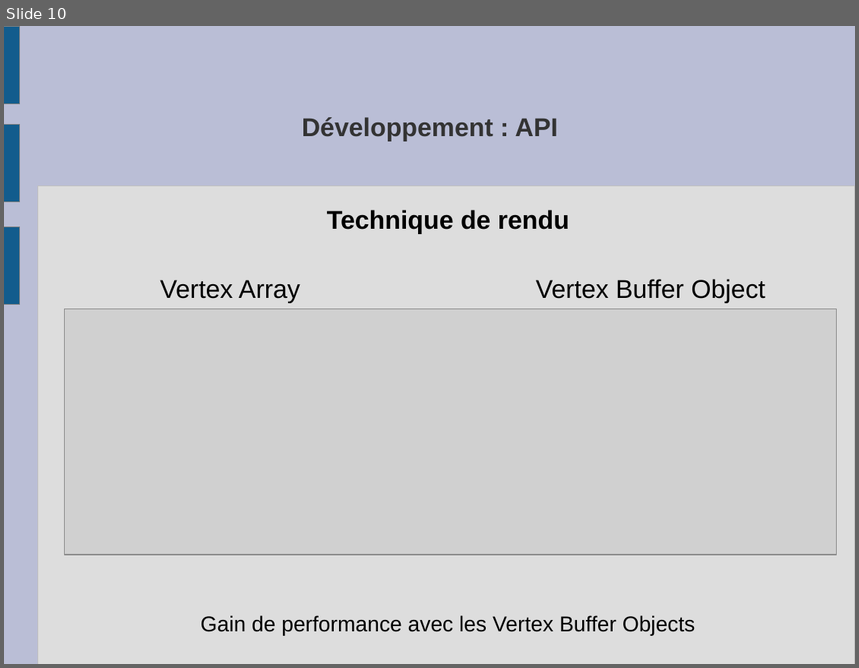
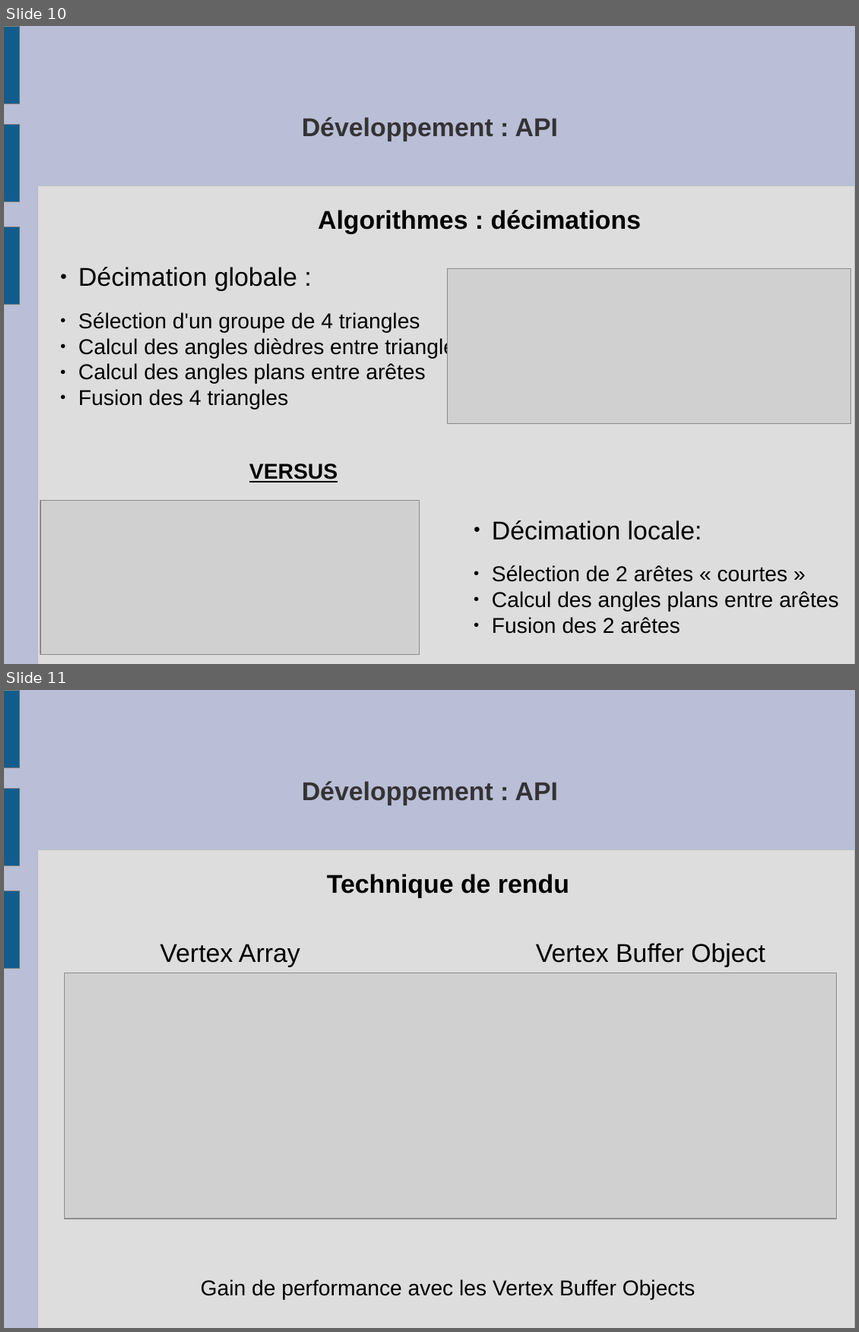
Before and after one commit to slvrgauthier/OpenSculpt, a slide deck: Documentation/Soutenance.odp. Shown one above the other, each under a label of ours: slide 10 before the commit, slides 10 and 11 after it. The pictures are 859x668 and 859x1332 pixels, drawn with LibreOffice and Linux fonts; fonts in the diff are those of the drawing; grey boxes stand for pictures. Boxes give left, top, right and bottom in pixels: in the first picture for what was removed or moved away, otherwise in the second. Text is boxed around its words. In the diff, an @@ line names an element or a change of style, - is before the commit and + after.

```diff
--- a/Documentation/Soutenance.odp
+++ b/Documentation/Soutenance.odp
@@ slide 10 added at (4,26,855,664), background #BABED6; not listed: 4 template elements that a slide beside it also shows @@
@@ title added at (302,117,558,142), 24 pt, text #333333, bold @@
+Développement : API
@@ text added at (249,210,642,483), 24 pt, text #000000, bold @@
+Algorithmes : décimations
+      VERSUS
@@ text added at (78,267,466,410), 20 pt, text #000000 @@
+● Décimation globale :
+● Sélection d'un groupe de 4 triangles
+● Calcul des angles dièdres entre triangles
+● Calcul des angles plans entre arêtes
+● Fusion des 4 triangles
@@ picture added at (448,269,851,423) @@
@@ picture added at (40,501,420,655) @@
@@ text added at (492,521,838,634), 20 pt, text #000000 @@
+● Décimation locale:
+● Sélection de 2 arêtes « courtes »
+● Calcul des angles plans entre arêtes
+● Fusion des 2 arêtes
@@ what was slide 10 is now slide 11 @@
```
Also in this commit, not shown: 1 other slide added, 5 other files.
